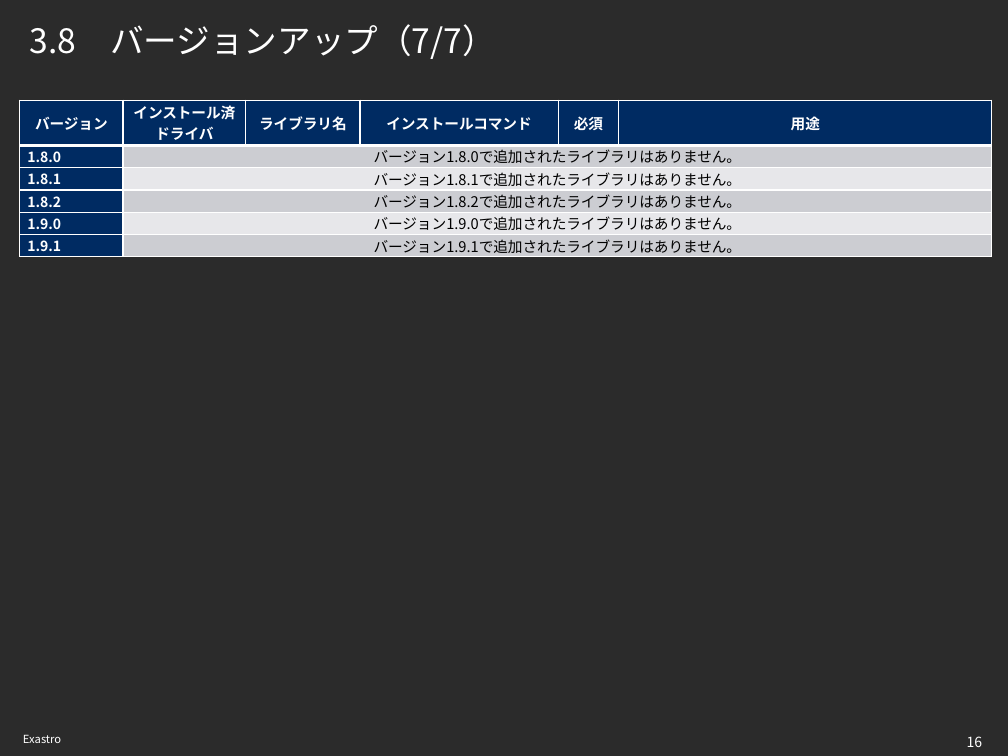
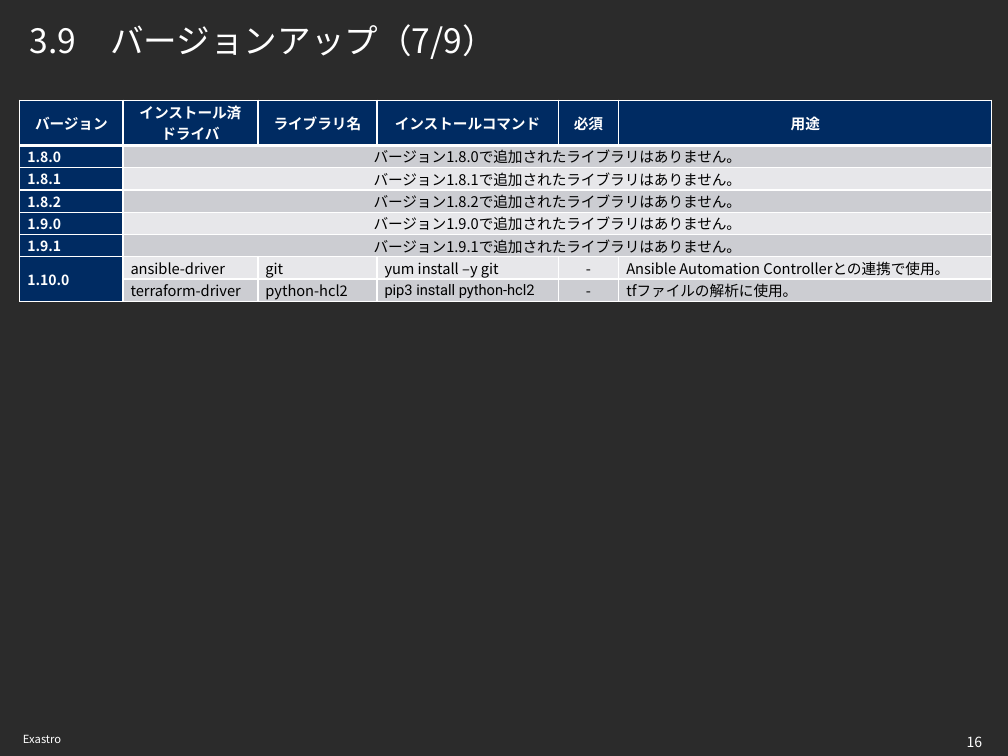
Before and after one commit to exastro-suite/it-automation-docs, a slide deck: slide 16 of asset/Learn_ja/ITA-version-up_ja.pptx. Drawn at 1008x756 pixels with LibreOffice and Linux fonts; fonts in the diff are those of the drawing; background and template pictures are left out; a plain dark background stands for a picture behind light text. Boxes give left, top, right and bottom in pixels: in the first picture for what was removed or moved away, otherwise in the second. Text is boxed around its words. In the diff, an @@ line names an element or a change of style, - is before the commit and + after.

```diff
--- a/asset/Learn_ja/ITA-version-up_ja.pptx
+++ b/asset/Learn_ja/ITA-version-up_ja.pptx
@@ title at (30,24,496,59): text changed @@
-3.8 バージョンアップ（7/7）
+3.9 バージョンアップ（7/9）
@@ table at (20,100,992,304) @@
+row 7: 1.10.0 | ansible-driver | git | yum install –y git | - | Ansible Automation Controllerとの連携で使用。
+row 8:  | terraform-driver | python-hcl2 | pip3 install python-hcl2 | - | tfファイルの解析に使用。
```
Also in this commit, not shown: 8 other slides changed, 2 slides added, 9 other files.
